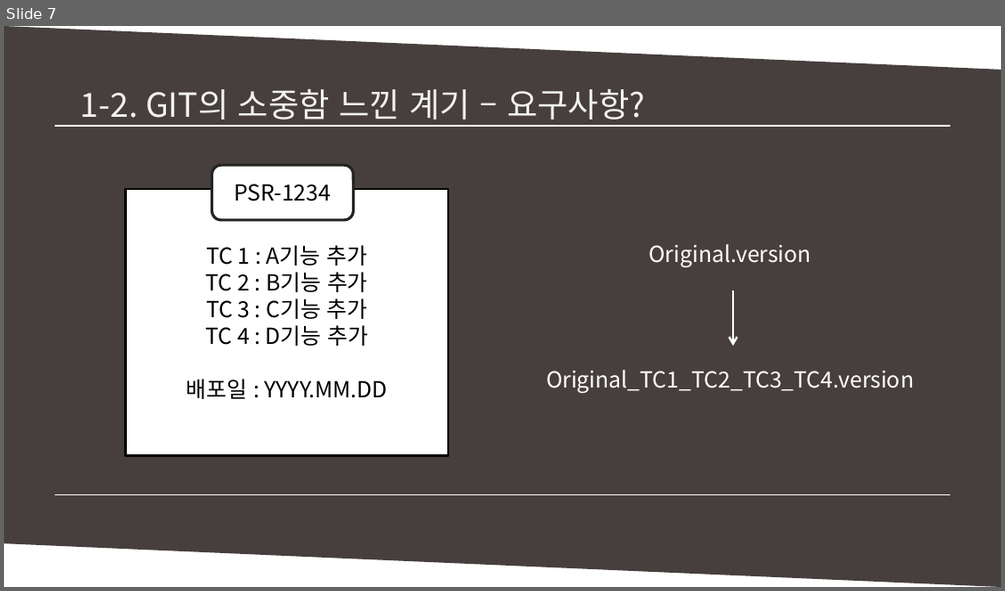
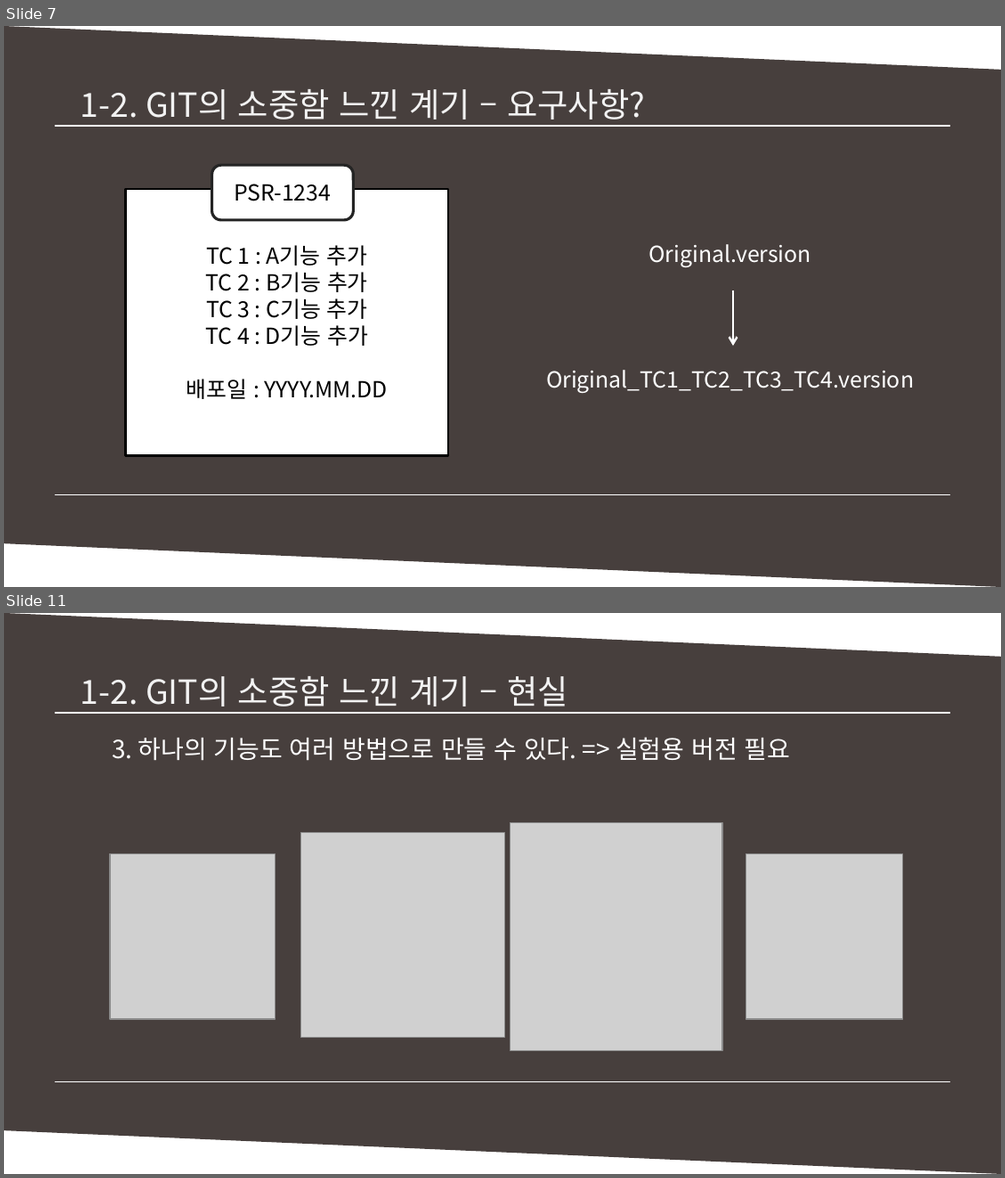
Before and after one commit to MinSikMoon/pptgit, a slide deck: git발표.pptx. Shown one above the other, each under a label of ours: slide 7 before the commit, slides 7 and 11 after it; the slides between them are not shown. The pictures are 1005x591 and 1005x1178 pixels, drawn with LibreOffice and Linux fonts; fonts in the diff are those of the drawing; grey boxes stand for pictures. Boxes give left, top, right and bottom in pixels: in the first picture for what was removed or moved away, otherwise in the second. Text is boxed around its words. In the diff, an @@ line names an element or a change of style, - is before the commit and + after.

```diff
--- a/git발표.pptx
+++ b/git발표.pptx
@@ slide 11 added at (4, 613, 1001, 1174), background #FFFFFF @@
@@ parallelogram added at (4, 613, 1001, 1173), fill #473F3D @@
@@ text added at (81, 676, 568, 713), 24 pt, text #F2F2F2 @@
+1-2. GIT의 소중함 느낀 계기 – 현실
@@ line added from (55, 713) to (950, 713), #FFFFFF 1 pt @@
@@ line added from (63, 713) to (950, 713), #FFFFFF 1 pt @@
@@ text added at (112, 737, 791, 761), 18 pt, text #FFFFFF @@
+3. 하나의 기능도 여러 방법으로 만들 수 있다. => 실험용 버전 필요
@@ picture added at (510, 822, 723, 1050) @@
@@ picture added at (300, 832, 504, 1037) @@
@@ picture added at (110, 854, 275, 1019) @@
@@ picture added at (745, 854, 902, 1019) @@
@@ line added from (55, 1081) to (942, 1081), #FFFFFF 1 pt @@
@@ line added from (55, 1081) to (950, 1081), #FFFFFF 1 pt @@
```
Also in this commit, not shown: 4 slides changed, 1 other file.
